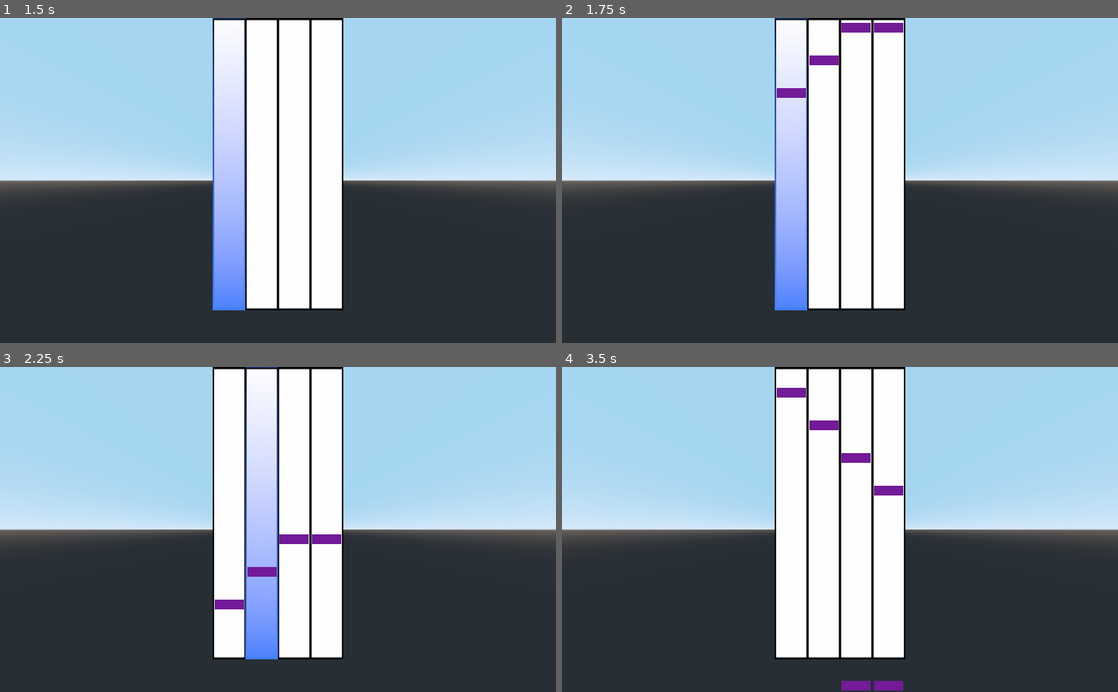
Above: before the commit, frames 1-4 (two rows, left to right).
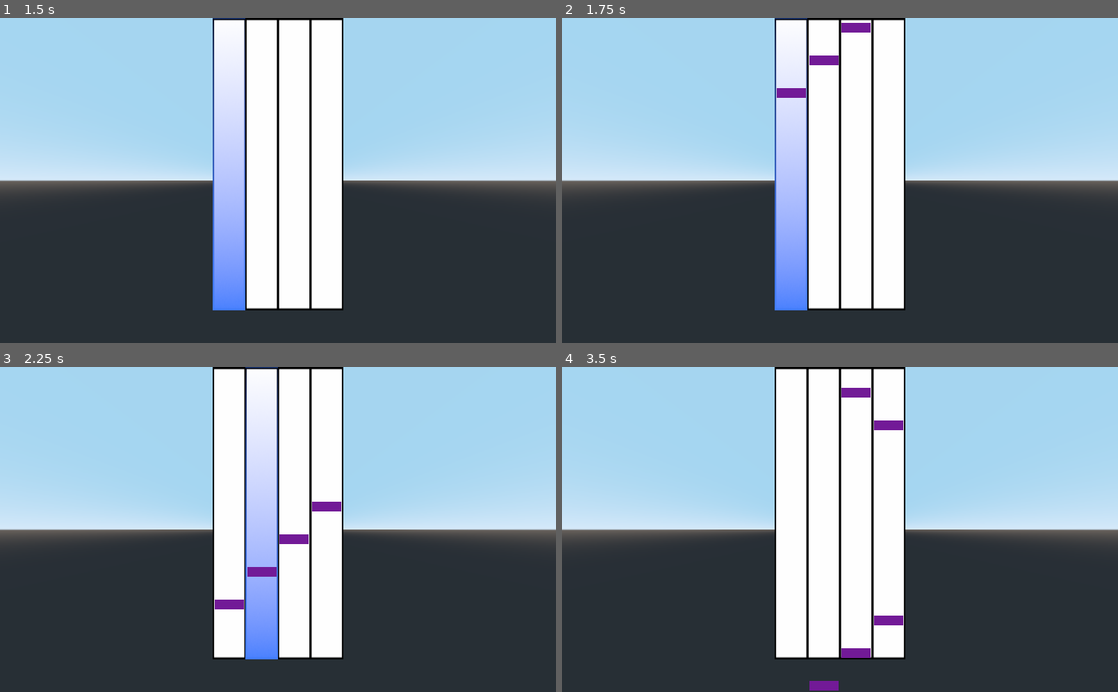
Above: after the commit, the same moments.

Repository: Xwilarg/BearJam
Game: Godot game, scene res://Scenes/Night.tscn
Same seed, same stepped clock (60 frames per second), same inputs: the game is played once before the commit and once after it. This scene is started directly instead of the project's main scene.
Inputs (mouse positions are in pixels of both pictures, inside the frame that each line leads up to):
- Up to frame 1 (1.5 s): tap Enter at 0.5 s; move the mouse to (400, 164) at 0.52 s; hold D (right) 0.53-1.28 s; hold Space (action_spacebar) 0.53-1.28 s; move the mouse to (166, 196) at 1.27 s; hold S (backward) from 1.28 s (still down); tap Space (action_spacebar) at 1.35 s
- Up to frame 2 (1.75 s): keep holding S (backward)
- Up to frame 3 (2.25 s): move the mouse to (333, 458) at 2.02 s; release S (backward) at 2.03 s; hold D (right) from 2.03 s (still down); hold Space (action_spacebar) from 2.03 s (still down)
- Up to frame 4 (3.5 s): move the mouse to (812, 594) at 2.77 s; release D (right) at 2.78 s; release Space (action_spacebar) at 2.78 s; hold W (forward) from 2.78 s (still down); tap Space (action_spacebar) at 2.85 s

Frame 1 is identical in both runs. In frame 2, 0.2% of the frame differs, in the area x 56-62%, y 1-5%; in frame 3, 0.3%; in frame 4, 1.7%, in the area x 38-62%, y 6-100%.

Commit message:
Remove unexpected double notes

Diff:
--- a/Scripts/Night.gd
+++ b/Scripts/Night.gd
@@ -40,7 +40,7 @@
 	elif pattern == Pattern.Funnel:
 		if rng.randi_range(0, 1) == 0:
 			return [0, 3, 1, 2, 0, 3]
-		return [1, 2, 0, 3, 1, 2, 0, 3]
+		return [1, 2, 0, 3, 1, 2]
 	return []
 
 func getWaitingTime(pattern: int) -> int:
@@ -72,8 +72,8 @@
 		else:
 			while true:
 				spawnNote()
-				if getWaitingTime(currPattern) == 1:
-					break
+				#if getWaitingTime(currPattern) == 1:
+				break
 			timer = 0.1
 
 	var xOffset = -1.5
